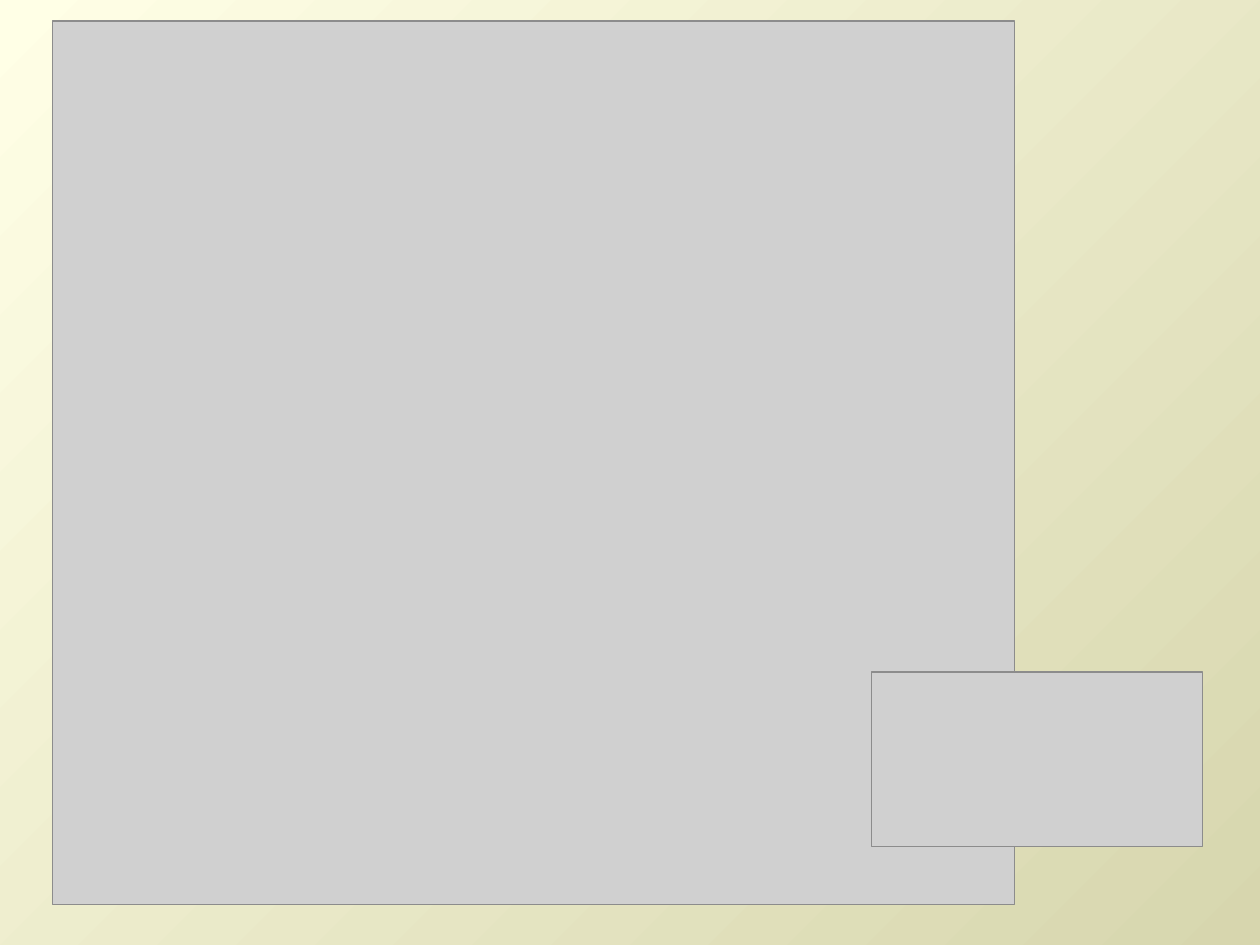
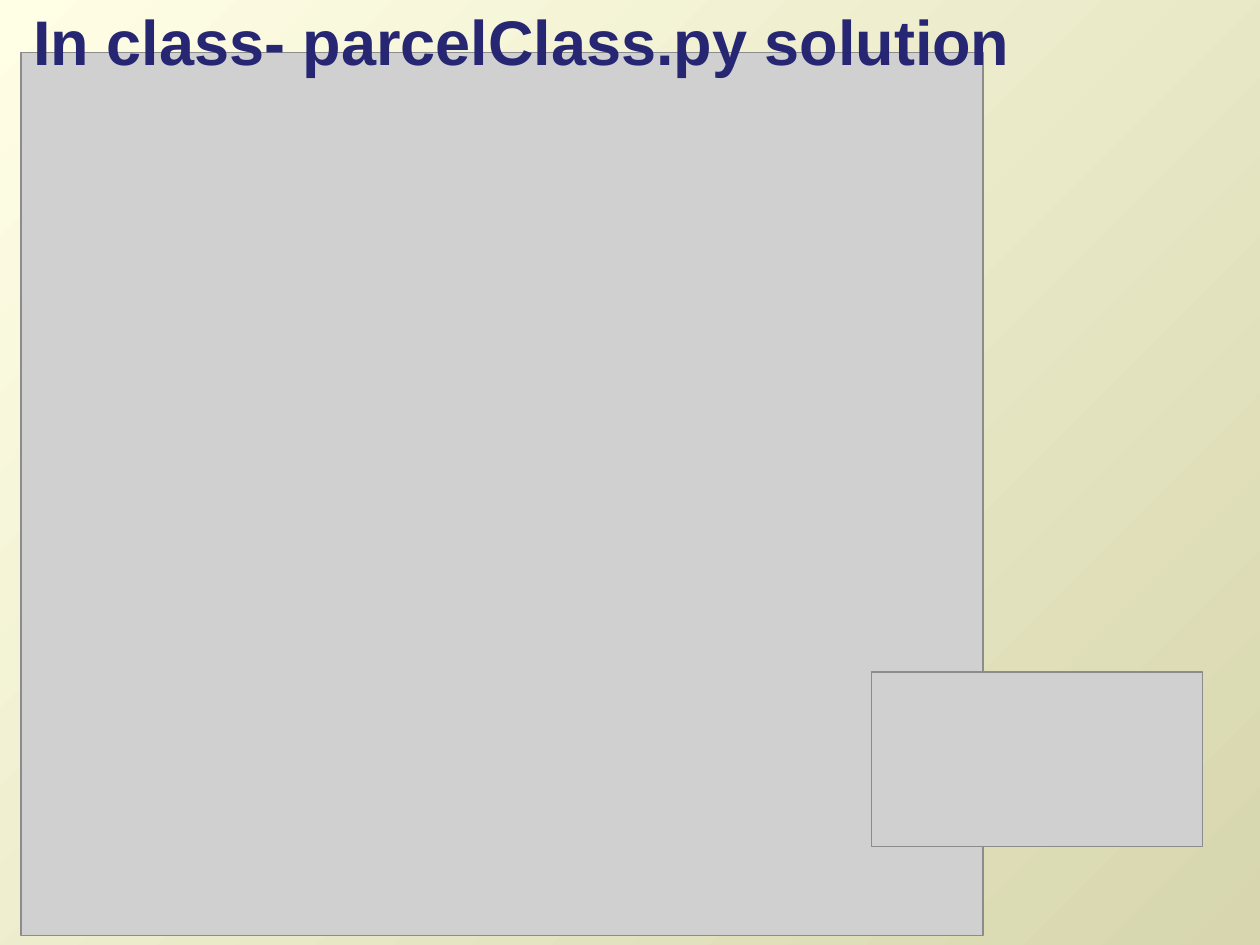
Before and after one commit to lgtateos/gis540, a slide deck: slide 24 of slides/classes.ppt (slide 25 before the commit). Drawn at 1260x945 pixels with LibreOffice and Linux fonts; fonts in the diff are those of the drawing; grey boxes stand for pictures. Boxes give left, top, right and bottom in pixels: in the first picture for what was removed or moved away, otherwise in the second. Text is boxed around its words. In the diff, an @@ line names an element or a change of style, - is before the commit and + after.

```diff
--- a/slides/classes.ppt
+++ b/slides/classes.ppt
@@ title at bbox=[34, 15, 1010, 76]: text changed @@
-In class- parcelClass.py
+In class- parcelClass.py solution
@@ picture: place and size @@
-picture at bbox=[53, 21, 1016, 905]
+picture at bbox=[21, 53, 984, 936]
```
Also in this commit, not shown: 3 other slides changed, 2 slides added, 2 slides removed.
